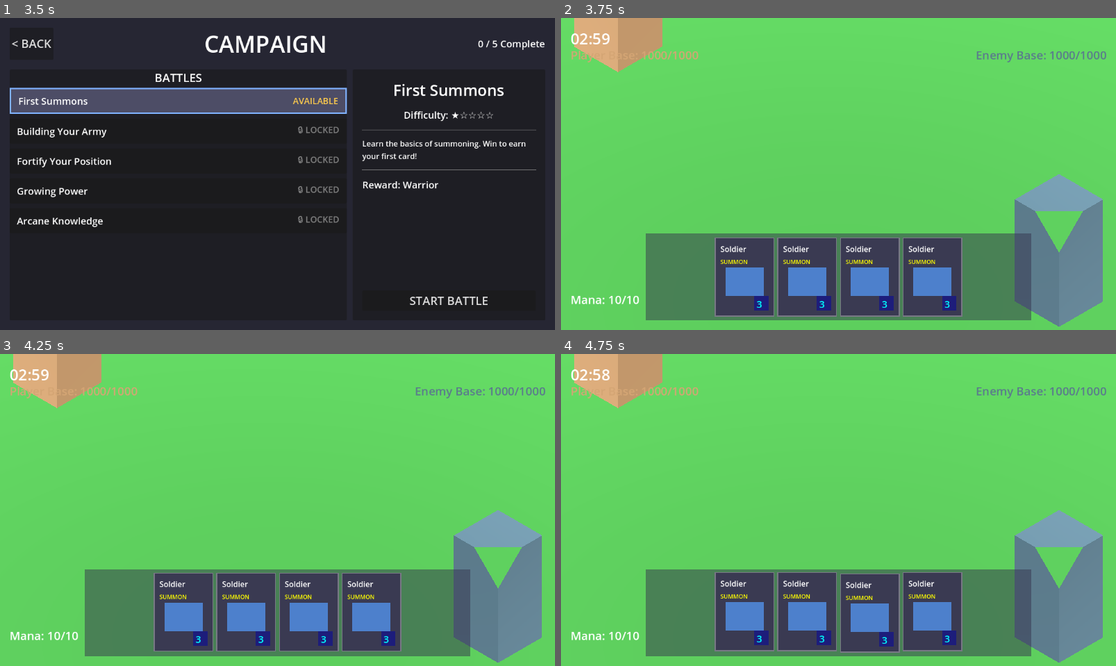
Above: before the commit, frames 1-4 (two rows, left to right).
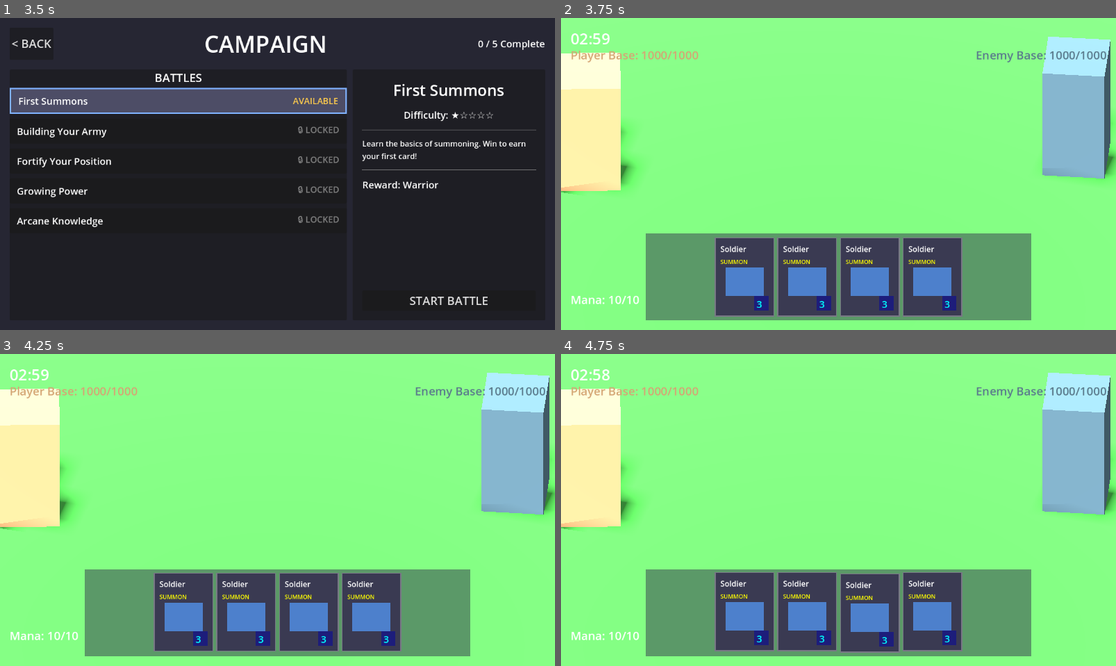
Above: after the commit, the same moments.

Repository: amari-charles/project-summoner
Game: Godot game, scene res://scenes/ui/main_menu.tscn
Two runs of this game, one before a commit and one after it. Both use one fixed random seed, a clock stepped at 60 frames per second and the inputs below.
Inputs (mouse positions are in pixels of both pictures, inside the frame that each line leads up to):
- Up to frame 1 (3.5 s): click "PLAY" at 0.5 s; click "SELECT" at 1.25 s; click "CHOOSE WARRIOR" at 2 s; click (177, 99) at 2.75 s
- Up to frame 2 (3.75 s): click "START BATTLE" at 3.5 s
- Up to frame 3 (4.25 s): no input
- Up to frame 4 (4.75 s): tap Enter at 4.25 s; drag from (838, 612) to (894, 441) at 4.27 s

Frame 1 is identical in both runs. In frame 2, 81% of the frame differs, in the area x 0-100%, y 0-100%; in frame 3, 81%; in frame 4, 81%.

Commit message:
Increase DirectionalLight3D energy and enable shadows
- Light Energy: default -> 1.0 (full brightness)
- Shadow Enabled: false -> true (better depth perception)

Battlefield now properly lit by default.

🤖 Generated with [Claude Code](https://claude.com/claude-code)

Co-Authored-By: Claude <noreply@anthropic.com>

Diff:
--- a/resources/animations/soldier_sprite_frames.tres
+++ b/resources/animations/soldier_sprite_frames.tres
@@ -1,8 +1,32 @@
-[gd_resource type="SpriteFrames" load_steps=21 format=3]
+[gd_resource type="SpriteFrames" load_steps=24 format=3 uid="uid://diwi2hkk8tnyo"]
 
-[ext_resource type="Texture2D" path="res://assets/character_packs/tiny_rpg/Tiny RPG Character Asset Pack v1.03 -Free Soldier&Orc/Characters(100x100)/Soldier/Soldier/Soldier-Idle.png" id="1_idle"]
-[ext_resource type="Texture2D" path="res://assets/character_packs/tiny_rpg/Tiny RPG Character Asset Pack v1.03 -Free Soldier&Orc/Characters(100x100)/Soldier/Soldier/Soldier-Walk.png" id="2_walk"]
-[ext_resource type="Texture2D" path="res://assets/character_packs/tiny_rpg/Tiny RPG Character Asset Pack v1.03 -Free Soldier&Orc/Characters(100x100)/Soldier/Soldier/Soldier-Attack01.png" id="3_attack"]
+[ext_resource type="Texture2D" uid="uid://bxq613018l38d" path="res://assets/character_packs/tiny_rpg/Tiny RPG Character Asset Pack v1.03 -Free Soldier&Orc/Characters(100x100)/Soldier/Soldier/Soldier-Idle.png" id="1_idle"]
+[ext_resource type="Texture2D" uid="uid://dh5bbbr86gpqd" path="res://assets/character_packs/tiny_rpg/Tiny RPG Character Asset Pack v1.03 -Free Soldier&Orc/Characters(100x100)/Soldier/Soldier/Soldier-Walk.png" id="2_walk"]
+[ext_resource type="Texture2D" uid="uid://bkch28e2gmi5b" path="res://assets/character_packs/tiny_rpg/Tiny RPG Character Asset Pack v1.03 -Free Soldier&Orc/Characters(100x100)/Soldier/Soldier/Soldier-Attack01.png" id="3_attack"]
+
+[sub_resource type="AtlasTexture" id="AtlasTexture_attack_1"]
+atlas = ExtResource("3_attack")
+region = Rect2(0, 0, 100, 100)
+
+[sub_resource type="AtlasTexture" id="AtlasTexture_attack_2"]
+atlas = ExtResource("3_attack")
+region = Rect2(100, 0, 100, 100)
+
+[sub_resource type="AtlasTexture" id="AtlasTexture_attack_3"]
+atlas = ExtResource("3_attack")
+region = Rect2(200, 0, 100, 100)
+
+[sub_resource type="AtlasTexture" id="AtlasTexture_attack_4"]
+atlas = ExtResource("3_attack")
+region = Rect2(300, 0, 100, 100)
+
+[sub_resource type="AtlasTexture" id="AtlasTexture_attack_5"]
+atlas = ExtResource("3_attack")
+region = Rect2(400, 0, 100, 100)
+
+[sub_resource type="AtlasTexture" id="AtlasTexture_attack_6"]
+atlas = ExtResource("3_attack")
+region = Rect2(500, 0, 100, 100)
 
 [sub_resource type="AtlasTexture" id="AtlasTexture_idle_1"]
 atlas = ExtResource("1_idle")
@@ -60,32 +84,31 @@
 atlas = ExtResource("2_walk")
 region = Rect2(700, 0, 100, 100)
 
-[sub_resource type="AtlasTexture" id="AtlasTexture_attack_1"]
-atlas = ExtResource("3_attack")
-region = Rect2(0, 0, 100, 100)
-
-[sub_resource type="AtlasTexture" id="AtlasTexture_attack_2"]
-atlas = ExtResource("3_attack")
-region = Rect2(100, 0, 100, 100)
-
-[sub_resource type="AtlasTexture" id="AtlasTexture_attack_3"]
-atlas = ExtResource("3_attack")
-region = Rect2(200, 0, 100, 100)
-
-[sub_resource type="AtlasTexture" id="AtlasTexture_attack_4"]
-atlas = ExtResource("3_attack")
-region = Rect2(300, 0, 100, 100)
-
-[sub_resource type="AtlasTexture" id="AtlasTexture_attack_5"]
-atlas = ExtResource("3_attack")
-region = Rect2(400, 0, 100, 100)
-
-[sub_resource type="AtlasTexture" id="AtlasTexture_attack_6"]
-atlas = ExtResource("3_attack")
-region = Rect2(500, 0, 100, 100)
-
 [resource]
 animations = [{
+"frames": [{
+"duration": 1.0,
+"texture": SubResource("AtlasTexture_attack_1")
+}, {
+"duration": 1.0,
+"texture": SubResource("AtlasTexture_attack_2")
+}, {
+"duration": 1.0,
+"texture": SubResource("AtlasTexture_attack_3")
+}, {
+"duration": 1.0,
+"texture": SubResource("AtlasTexture_attack_4")
+}, {
+"duration": 1.0,
+"texture": SubResource("AtlasTexture_attack_5")
+}, {
+"duration": 1.0,
+"texture": SubResource("AtlasTexture_attack_6")
+}],
+"loop": false,
+"name": &"attack",
+"speed": 12.0
+}, {
 "frames": [{
 "duration": 1.0,
 "texture": SubResource("AtlasTexture_idle_1")
@@ -137,27 +160,4 @@
 "loop": true,
 "name": &"walk",
 "speed": 10.0
-}, {
-"frames": [{
-"duration": 1.0,
-"texture": SubResource("AtlasTexture_attack_1")
-}, {
-"duration": 1.0,
-"texture": SubResource("AtlasTexture_attack_2")
-}, {
-"duration": 1.0,
-"texture": SubResource("AtlasTexture_attack_3")
-}, {
-"duration": 1.0,
-"texture": SubResource("AtlasTexture_attack_4")
-}, {
-"duration": 1.0,
-"texture": SubResource("AtlasTexture_attack_5")
-}, {
-"duration": 1.0,
-"texture": SubResource("AtlasTexture_attack_6")
-}],
-"loop": false,
-"name": &"attack",
-"speed": 12.0
 }]
--- a/scenes/battlefield/battlefield_3d.tscn
+++ b/scenes/battlefield/battlefield_3d.tscn
@@ -15,6 +15,8 @@
 
 [node name="DirectionalLight3D" type="DirectionalLight3D" parent="."]
 transform = Transform3D(0.866025, -0.433013, 0.25, 0, 0.5, 0.866025, -0.5, -0.75, 0.433013, 0, 5, 0)
+light_energy = 1.0
+shadow_enabled = true
 
 [node name="GroundLayer" type="Node3D" parent="."]
 
--- /dev/null
+++ b/scenes/battlefield/clean_battle_3d.tscn
@@ -0,0 +1,32 @@
+[gd_scene load_steps=4 format=3]
+
+[ext_resource type="PackedScene" path="res://scenes/battlefield/battlefield_3d.tscn" id="1_battlefield"]
+
+[sub_resource type="Environment" id="Environment_1"]
+background_mode = 1
+background_color = Color(0.53, 0.81, 0.98, 1)
+ambient_light_source = 2
+ambient_light_color = Color(1, 1, 1, 1)
+ambient_light_energy = 0.5
+
+[sub_resource type="BoxShape3D" id="BoxShape3D_base"]
+size = Vector3(2, 4, 2)
+
+[node name="CleanBattle3D" type="Node3D"]
+
+[node name="Battlefield3D" parent="." instance=ExtResource("1_battlefield")]
+
+[node name="WorldEnvironment" type="WorldEnvironment" parent="."]
+environment = SubResource("Environment_1")
+
+[node name="PlayerBase_Placeholder" type="StaticBody3D" parent="."]
+transform = Transform3D(1, 0, 0, 0, 1, 0, 0, 0, 1, -10, 2, 0)
+
+[node name="CollisionShape3D" type="CollisionShape3D" parent="PlayerBase_Placeholder"]
+shape = SubResource("BoxShape3D_base")
+
+[node name="EnemyBase_Placeholder" type="StaticBody3D" parent="."]
+transform = Transform3D(1, 0, 0, 0, 1, 0, 0, 0, 1, 10, 2, 0)
+
+[node name="CollisionShape3D" type="CollisionShape3D" parent="EnemyBase_Placeholder"]
+shape = SubResource("BoxShape3D_base")
--- a/scenes/battlefield/test_game_3d.tscn
+++ b/scenes/battlefield/test_game_3d.tscn
@@ -1,15 +1,14 @@
-[gd_scene load_steps=9 format=3 uid="uid://test_game_3d"]
+[gd_scene load_steps=16 format=3 uid="uid://cllijaxrf4udu"]
 
-[ext_resource type="PackedScene" uid="uid://battlefield_3d" path="res://scenes/battlefield/battlefield_3d.tscn" id="1_battlefield"]
-[ext_resource type="Script" path="res://scripts/core/game_controller_3d.gd" id="2_game_controller"]
-[ext_resource type="Script" path="res://scripts/core/summoner_3d.gd" id="3_summoner"]
-[ext_resource type="Script" path="res://scripts/cards/card.gd" id="4_card"]
+[ext_resource type="PackedScene" path="res://scenes/battlefield/battlefield_3d.tscn" id="1_battlefield"]
+[ext_resource type="Script" uid="uid://b0pmsqluoj531" path="res://scripts/core/game_controller_3d.gd" id="2_game_controller"]
+[ext_resource type="Script" uid="uid://dab1q327uw447" path="res://scripts/core/summoner_3d.gd" id="3_summoner"]
+[ext_resource type="Script" uid="uid://pvurqohx5fjd" path="res://scripts/cards/card.gd" id="4_card"]
 [ext_resource type="Resource" path="res://resources/cards/soldier_card_3d.tres" id="5_soldier"]
-[ext_resource type="Script" path="res://scripts/core/player_input_3d.gd" id="6_input"]
-[ext_resource type="Script" path="res://scripts/ui/hand_ui.gd" id="7_hand_ui"]
-[ext_resource type="Script" path="res://scripts/ui/battlefield_drop_zone.gd" id="8_drop_zone"]
-[ext_resource type="Script" path="res://scripts/core/base_3d.gd" id="9_base"]
-[ext_resource type="Script" path="res://scripts/core/simple_ai.gd" id="10_ai"]
+[ext_resource type="Script" uid="uid://d1mqkngn7lovi" path="res://scripts/ui/hand_ui.gd" id="7_hand_ui"]
+[ext_resource type="Script" uid="uid://bt4v6ur0kkioe" path="res://scripts/ui/battlefield_drop_zone.gd" id="8_drop_zone"]
+[ext_resource type="Script" uid="uid://cxsbo6o2n1de5" path="res://scripts/core/base_3d.gd" id="9_base"]
+[ext_resource type="Script" uid="uid://buwk0u38u574j" path="res://scripts/core/simple_ai.gd" id="10_ai"]
 
 [sub_resource type="Environment" id="Environment_1"]
 background_mode = 1
@@ -35,7 +34,6 @@
 
 [node name="TestGame3D" type="Node3D"]
 script = ExtResource("2_game_controller")
-match_duration = 180.0
 
 [node name="Battlefield3D" parent="." instance=ExtResource("1_battlefield")]
 
@@ -46,28 +44,25 @@
 transform = Transform3D(1, 0, 0, 0, 1, 0, 0, 0, 1, -10, 1, 0)
 script = ExtResource("3_summoner")
 starting_deck = Array[ExtResource("4_card")]([ExtResource("5_soldier"), ExtResource("5_soldier"), ExtResource("5_soldier"), ExtResource("5_soldier")])
-team = 0
-load_deck_from_profile = false
 
 [node name="PlayerBase" type="StaticBody3D" parent="." groups=["player_base"]]
 transform = Transform3D(1, 0, 0, 0, 1, 0, 0, 0, 1, -10, 2, 0)
 script = ExtResource("9_base")
 max_hp = 1000.0
-team = 0
 
 [node name="CollisionShape3D" type="CollisionShape3D" parent="PlayerBase"]
 shape = SubResource("BoxShape3D_1")
 
 [node name="MeshInstance3D" type="MeshInstance3D" parent="PlayerBase"]
+transform = Transform3D(0.69176525, 0, 0.7221226, 0, 1, 0, -0.7221226, 0, 0.69176525, 4.3040953, 0, 5.608644)
 mesh = SubResource("BoxMesh_player_base")
 surface_material_override/0 = SubResource("StandardMaterial3D_player")
 
 [node name="EnemySummoner" type="Node3D" parent="." groups=["enemy_summoners", "summoners"]]
 transform = Transform3D(1, 0, 0, 0, 1, 0, 0, 0, 1, 10, 1, 0)
 script = ExtResource("3_summoner")
+team = 1
 starting_deck = Array[ExtResource("4_card")]([ExtResource("5_soldier"), ExtResource("5_soldier"), ExtResource("5_soldier"), ExtResource("5_soldier")])
-team = 1
-load_enemy_deck_from_campaign = false
 
 [node name="SimpleAI" type="Node" parent="EnemySummoner"]
 script = ExtResource("10_ai")
@@ -84,12 +79,14 @@
 shape = SubResource("BoxShape3D_1")
 
 [node name="MeshInstance3D" type="MeshInstance3D" parent="EnemyBase"]
+transform = Transform3D(0.6566857, 0, -0.7693438, 0, 1, 0, 0.79084134, 0, 0.638835, -5.1994944, 0.014033318, -5.9879656)
 mesh = SubResource("BoxMesh_enemy_base")
 surface_material_override/0 = SubResource("StandardMaterial3D_enemy")
 
 [node name="UI" type="CanvasLayer" parent="."]
 
 [node name="BattlefieldDropZone" type="Control" parent="UI"]
+layout_mode = 3
 anchors_preset = 15
 anchor_right = 1.0
 anchor_bottom = 1.0
@@ -160,6 +157,7 @@
 vertical_alignment = 1
 
 [node name="HandUI" type="Control" parent="UI"]
+layout_mode = 3
 anchors_preset = 7
 anchor_left = 0.5
 anchor_top = 1.0
@@ -174,13 +172,13 @@
 script = ExtResource("7_hand_ui")
 
 [node name="DebugBG" type="ColorRect" parent="UI/HandUI"]
-anchors_preset = 15
+layout_mode = 0
 anchor_right = 1.0
 anchor_bottom = 1.0
 grow_horizontal = 2
 grow_vertical = 2
+mouse_filter = 2
 color = Color(0.2, 0.2, 0.3, 0.5)
-mouse_filter = 2
 
 [connection signal="game_ended" from="." to="." method="_on_game_ended"]
 [connection signal="time_updated" from="." to="." method="_on_time_updated"]
Not shown: 2 places in scenes/battlefield/test_game_3d.tscn that only renumber resources
